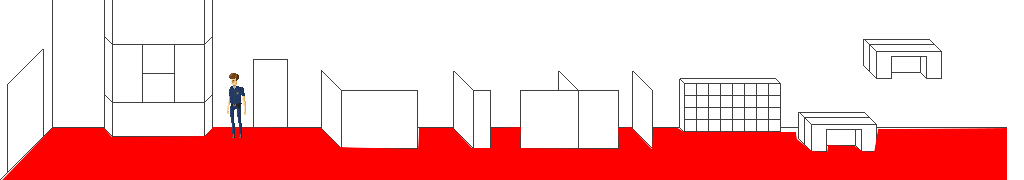
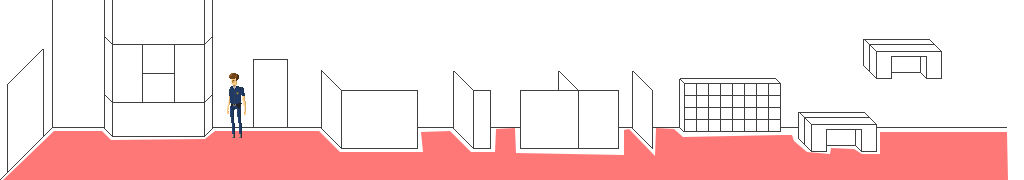
Comparing the layer stacks of the two 1024 × 180 images. Changes:
"tag(nav) navmesh()": opacity 100% → 53%, painted on it over [2, 127, 1008, 180]
